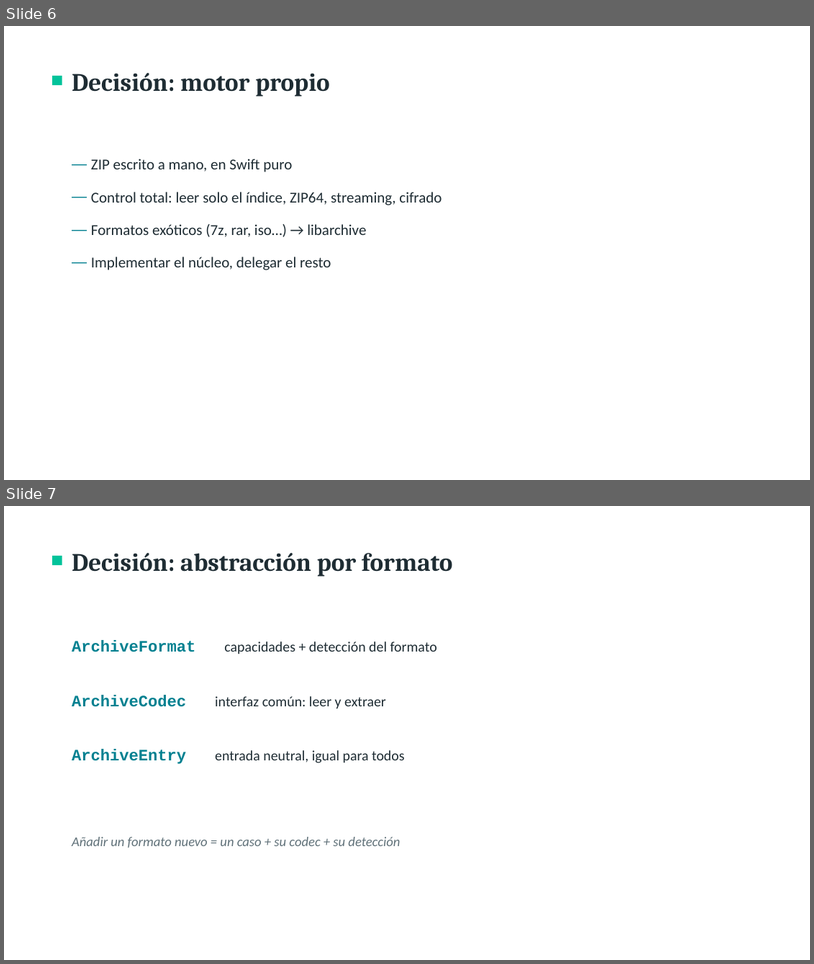
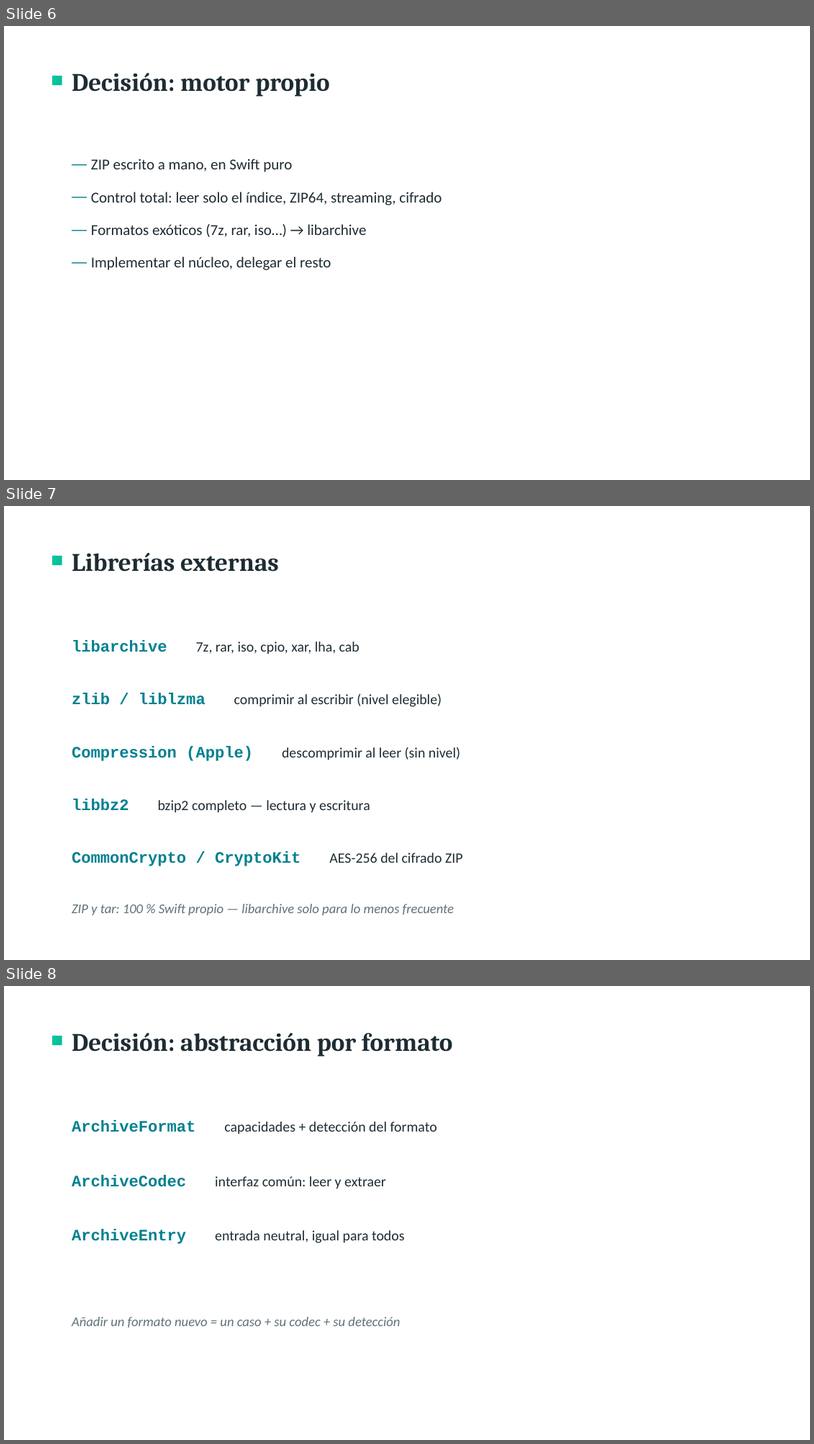
Before and after one commit to kiko-lin/FilePackr, a slide deck: docs/FilePackr-presentacion.pptx. Shown one above the other, each under a label of ours: slides 6 and 7 before the commit, slides 6, 7 and 8 after it. The pictures are 814x964 and 814x1444 pixels, drawn with LibreOffice and Linux fonts; fonts in the diff are those of the drawing. Boxes give left, top, right and bottom in pixels: in the first picture for what was removed or moved away, otherwise in the second. Text is boxed around its words. In the diff, an @@ line names an element or a change of style, - is before the commit and + after.

Commit message:
docs: añade sección de librerías externas y menciona volúmenes RAR nativos
Explica dependencia por dependencia qué resuelve cada librería del sistema (y
qué no) y por qué el contenedor de ZIP/tar es 100% propio. Suma «Volúmenes RAR
nativos» al recorrido de funcionalidades. Reindexa las secciones 7→15.

```diff
--- a/docs/FilePackr-presentacion.pptx
+++ b/docs/FilePackr-presentacion.pptx
@@ slide 7 added at [4,506,810,960], background #FFFFFF @@
@@ rectangle added at [52,556,62,565], fill #02C39A @@
@@ text added at [72,553,279,572], 30 pt, text #1E2C33, bold @@
+Librerías externas
@@ text added at [72,640,360,654], 17 pt, text #1E2C33 @@
+libarchive 7z, rar, iso, cpio, xar, lha, cab
@@ text added at [72,693,442,707], 17 pt, text #1E2C33 @@
+zlib / liblzma comprimir al escribir (nivel elegible)
@@ text added at [72,746,460,761], 17 pt, text #1E2C33 @@
+Compression (Apple) descomprimir al leer (sin nivel)
@@ text added at [72,798,370,813], 17 pt, text #1E2C33 @@
+libbz2 bzip2 completo — lectura y escritura
@@ text added at [72,851,463,866], 19 pt, text #028090, bold @@
+CommonCrypto / CryptoKit AES-256 del cifrado ZIP
@@ text added at [72,903,454,915], 16 pt, text #607179, italic @@
+ZIP y tar: 100 % Swift propio — libarchive solo para lo menos frecuente
@@ what was slide 7 is now slide 8 @@
```
Also in this commit, not shown: 5 slides changed, 2 other files.
